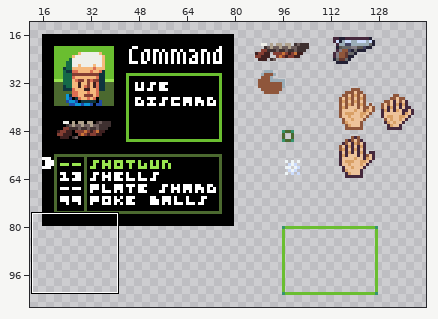
One commit to this pixel-art file: assets/scrapsheet.aseprite. Above, an overview of the earlier version with the close-up marked.
Close-up. Old version:
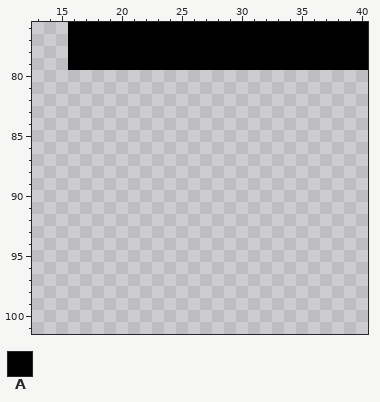
320x240 pixels, 1 frame. Shown: x 13..40, y 76..101. The wide view leaves out empty margins.
Palette (. is transparent): A #000000
Pixels before, first column x 16:
76 AAAAAAAAAAAAAAAAAAAAAAAAA
77 AAAAAAAAAAAAAAAAAAAAAAAAA
78 AAAAAAAAAAAAAAAAAAAAAAAAA
79 AAAAAAAAAAAAAAAAAAAAAAAAA
Once edited:
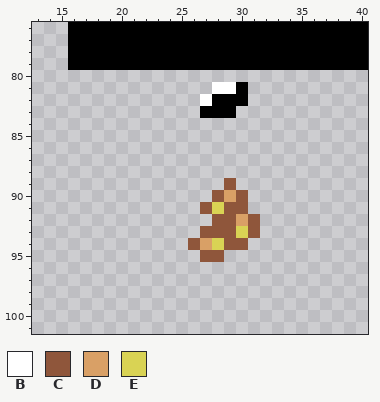
Colours new in this view: B #ffffff  C #8f563b  D #d9a066  E #d9d354
The exact change:
Changed rows in their new state; - is an unchanged pixel.
first column x 27:
 81 -BBA
 82 BAAA
 83 AAA-
first column x 26:
 89 ---C--
 90 --CDC-
 91 -CECC-
 92 --CCDC
 93 -CCCEC
 94 CDECC-
 95 -CC---
Pixel boxes of the changes (left, top, right, bottom) in both close-ups:
added: (200, 82, 248, 118)
added: (188, 178, 260, 262)
